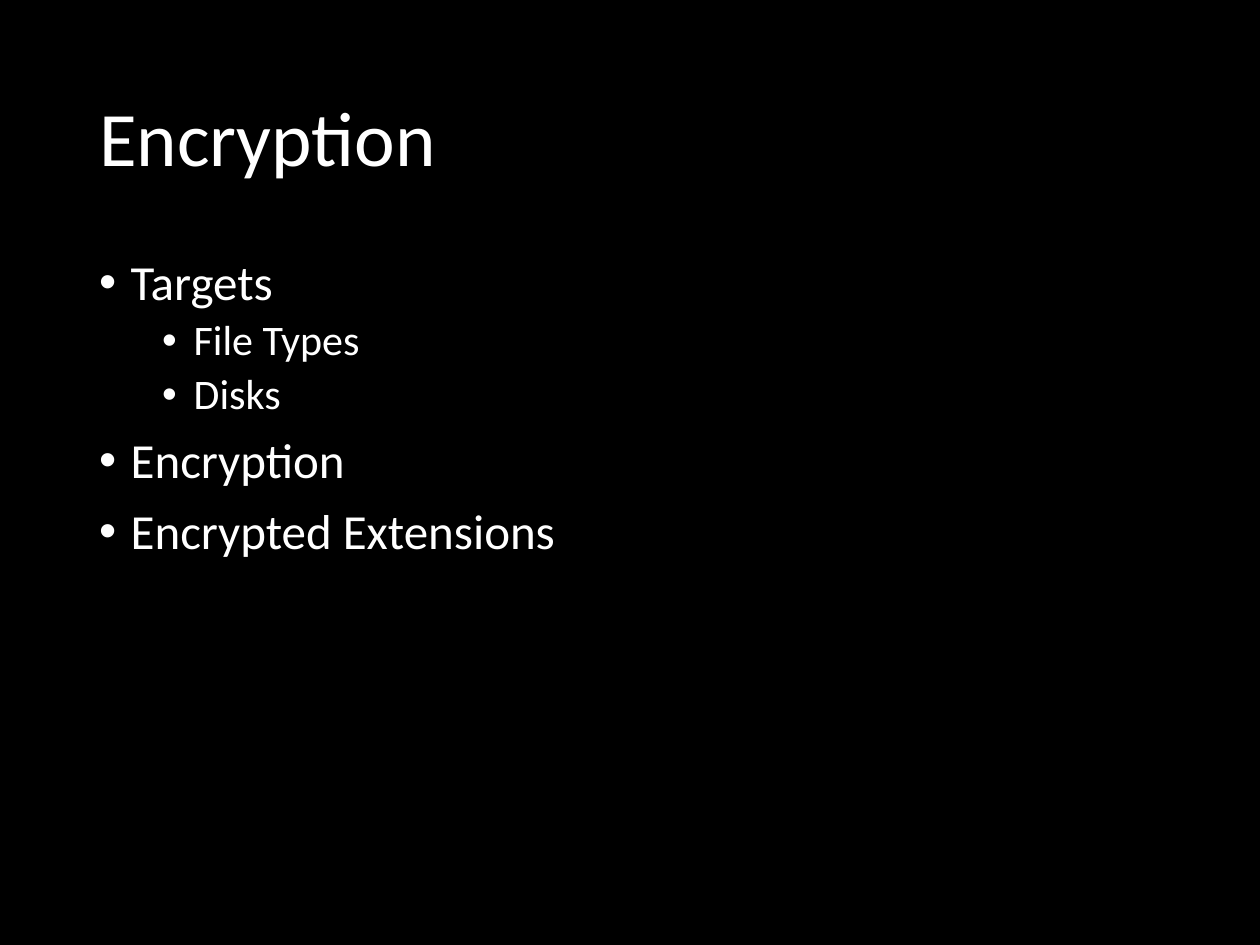
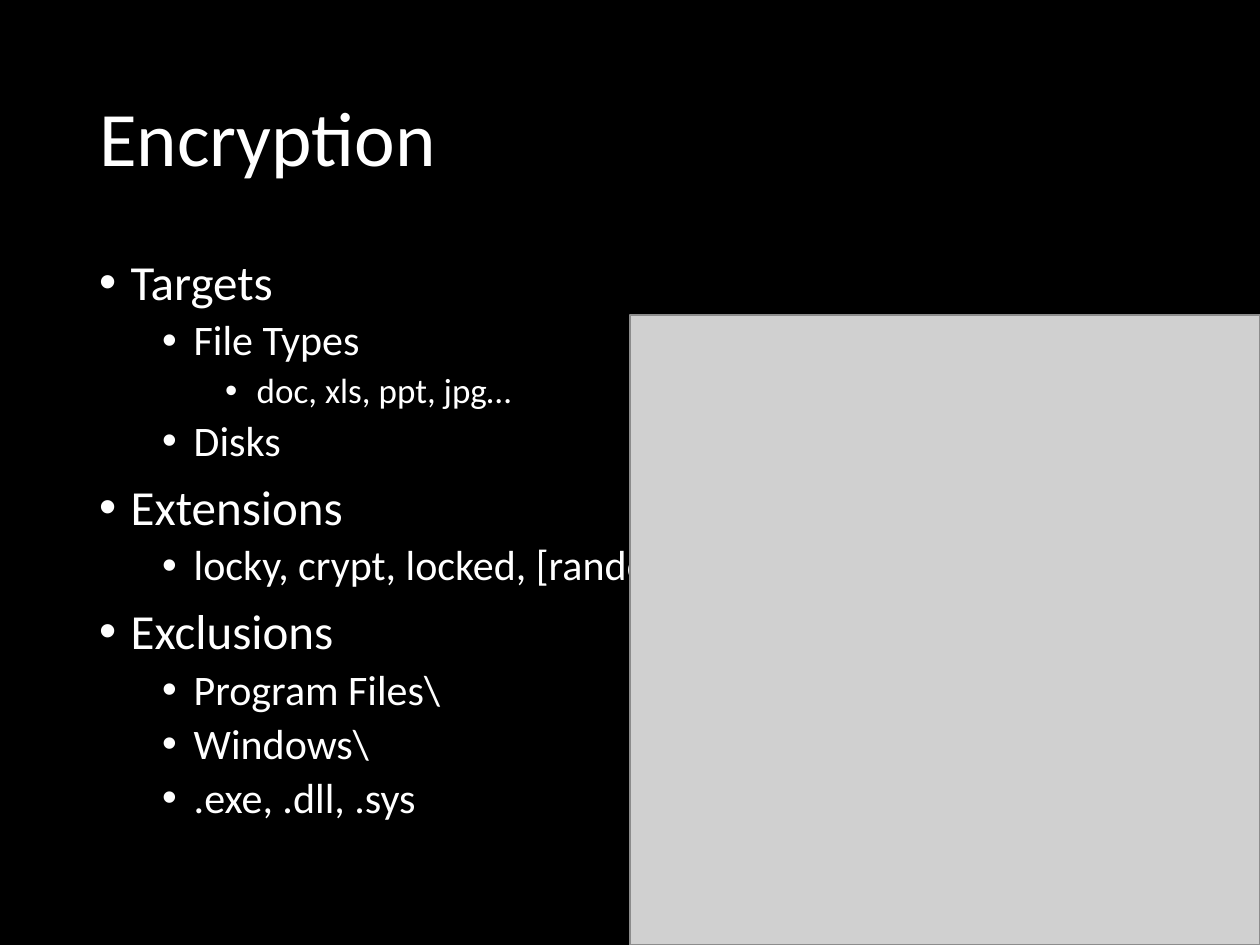
Before and after one commit to sunilkr/null-meet-slides, a slide deck: slide 19 of null-meet-pune-dec-2016-Ransomware-3E.pptx. Drawn at 1260x945 pixels with LibreOffice and Linux fonts; fonts in the diff are those of the drawing; grey boxes stand for pictures; background and template pictures are left out. Boxes give left, top, right and bottom in pixels: in the first picture for what was removed or moved away, otherwise in the second. Text is boxed around its words. In the diff, an @@ line names an element or a change of style, - is before the commit and + after.

```diff
--- a/null-meet-pune-dec-2016-Ransomware-3E.pptx
+++ b/null-meet-pune-dec-2016-Ransomware-3E.pptx
@@ picture added at [630, 315, 1260, 945] @@
@@ text at [257, 378, 511, 409]: paragraph added @@
+    • doc, xls, ppt, jpg…
@@ text at [131, 491, 724, 820]: text changed; size 28 to 24 pt @@
-• Encryption
-• Encrypted Extensions
+• Extensions
+  • locky, crypt, locked, [random]…
+• Exclusions
+  • Program Files\
+  • Windows\
+  • .exe, .dll, .sys
```
Also in this commit, not shown: 4 other slides changed, 4 slides added, 3 slides removed.
